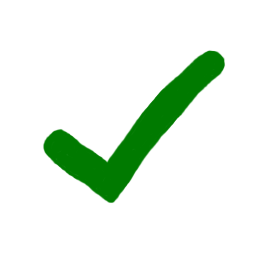
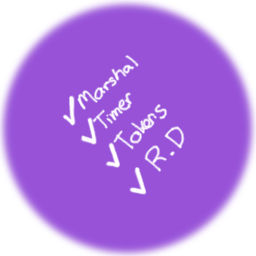
Layer changes from the first 256x256 image to the second:
added layer "volunteer-volunteer-coordinator" above "volunteer-comms" over [62, 54, 186, 196]
renamed "tick copy" to "tick - green", hid it over [42, 49, 226, 204]
showed "volunteer - 9853d3" over [0, 0, 256, 256]
